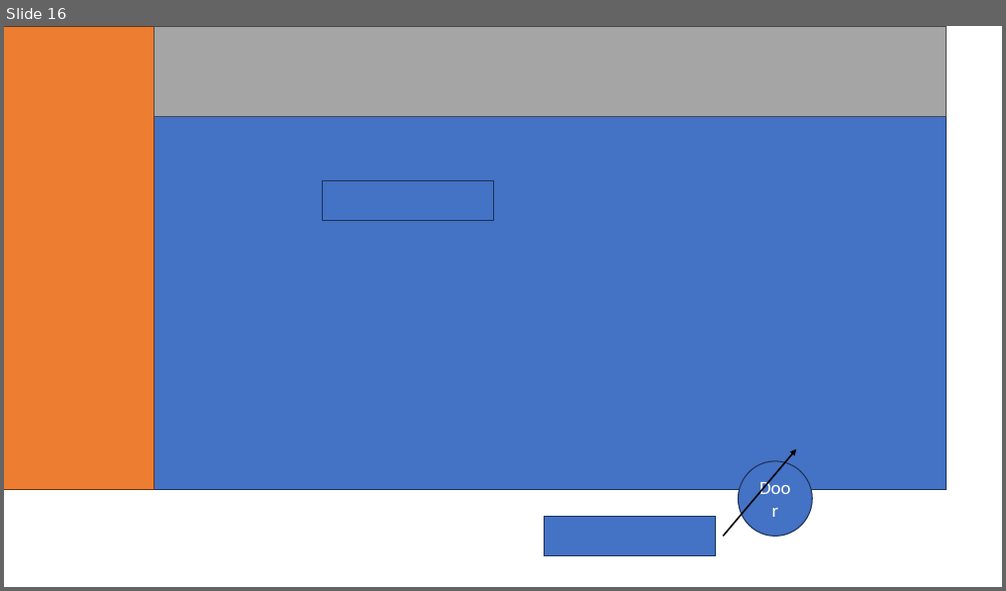
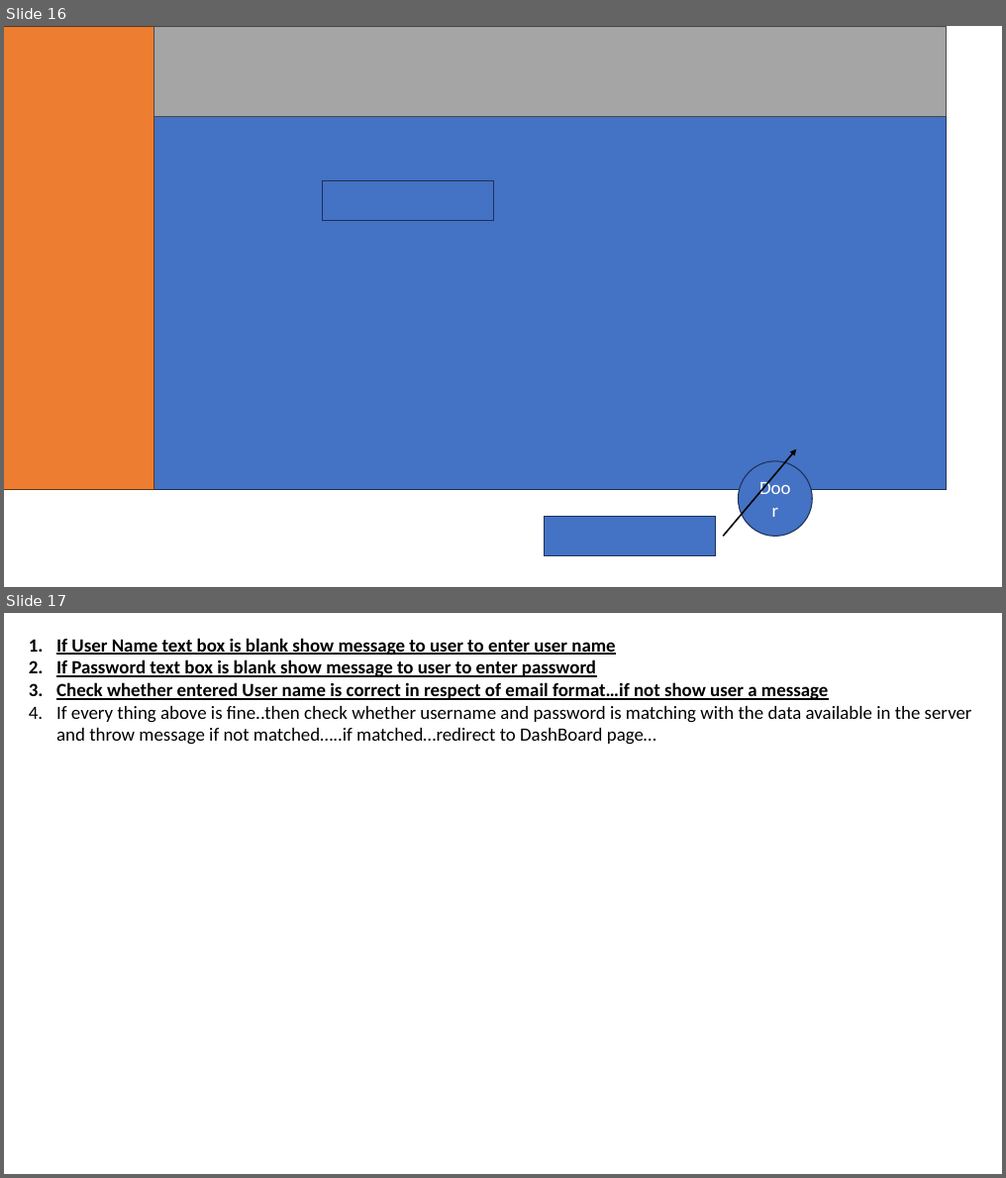
Before and after one commit to phanikumar1666/student_react_project, a slide deck: project.pptx. Shown one above the other, each under a label of ours: slide 16 before the commit, slides 16 and 17 after it. The pictures are 1006x591 and 1006x1178 pixels, drawn with LibreOffice and Linux fonts; fonts in the diff are those of the drawing. Boxes give left, top, right and bottom in pixels: in the first picture for what was removed or moved away, otherwise in the second. Text is boxed around its words. In the diff, an @@ line names an element or a change of style, - is before the commit and + after.

```diff
--- a/project.pptx
+++ b/project.pptx
@@ slide 17 added at box(4, 613, 1002, 1174), background #FFFFFF @@
@@ text added at box(56, 638, 972, 745), 18 pt, text #000000, bold, underline @@
+1. If User Name text box is blank show message to user to enter user name
+2. If Password text box is blank show message to user to enter password
+3. Check whether entered User name is correct in respect of email format…if not show user a message
+4. If every thing above is fine..then check whether username and password is matching with the data available in the server and throw message if not matched…..if matched…redirect to DashBoard page…
```
Also in this commit, not shown: 1 slide removed, 3 other files.
